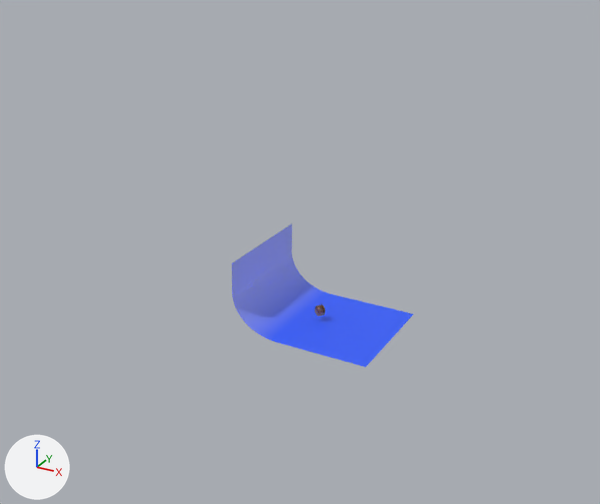
An edit to the Blender file project_02/project_02.blend, drawn before and after from the same camera.
Both versions are drawn from a camera (50 mm lens) standing at (90.0, -174.7, 103.0) and looking at (-2.3, -6.9, 19.1). Every picture has the same lights, and +X, +Y and +Z are marked at lower left.

Script lines for the objects in view, before the commit:
```python
me_plane = bpy.data.meshes.new('Plane')
me_plane.from_pydata(...)  # 52 vertices, 24 faces, 2 loose edges; spans x -1.0..1.0, y -1.0..1.0, z 0.0..1.23
me_plane.polygons.foreach_set('use_smooth', [True] * 24)
me_plane.materials.append(mat_background)
ob_ground = bpy.data.objects.new('Ground', me_plane)
ob_ground.location = (1.5, 0.0, -3.1)
ob_ground.scale = (19.1, 15.6, 15.6)
```
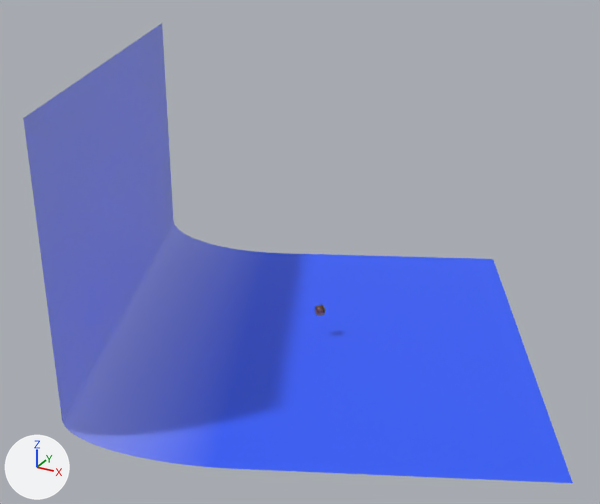
Where the change shows, as pixel boxes (x1, y1, x2, y2) in the pictures (600 x 504 px; the box of a moved part takes in the faces that stretch with it):
'Ground', reshaped, moved, turned, rescaled
    before: (232, 224, 413, 367)
    after: (23, 23, 573, 483)
part 1 of me_plane, moved or reshaped
    before: (232, 224, 292, 293)
    after: (23, 23, 173, 417)

Patch to the scene script:
```diff
--- a/project_02/project_02.blend.py
+++ b/project_02/project_02.blend.py
@@ me_plane @@
 me_plane.from_pydata(...)  # 52 vertices, 24 faces, 2 loose edges; spans x -1.0..1.0, y -1.0..1.0, z 0.0..1.23
 # used by ob_ground; location = (1.5, 0.0, -3.1); scale = (19.1, 15.6, 15.6)
-me_plane.vertices[2].co = (-0.98, -1.0, 1.23)  # pixel (231, 263)
-me_plane.vertices[3].co = (-0.98, 1.0, 1.23)  # pixel (292, 223)
+# me_plane part 1
+me_plane.vertices[2].co = (-0.98, -1.0, 4.75)  # pixel (23, 118)
+me_plane.vertices[3].co = (-0.98, 1.0, 4.75)  # pixel (162, 23)
 me_plane.materials.append(mat_background)
@@ ob_ground @@
 ob_ground = bpy.data.objects.new('Ground', me_plane)
-ob_ground.location = (1.5, 0.0, -3.1)
-ob_ground.scale = (19.1, 15.6, 15.6)
+ob_ground.location = (1.5, 0.0, -8.1)
+ob_ground.rotation_euler = (0.0, 0.0, 0.436)  # degrees (0, 0, 25)
+ob_ground.scale = (52.7, 55.9, 15.6)
```
